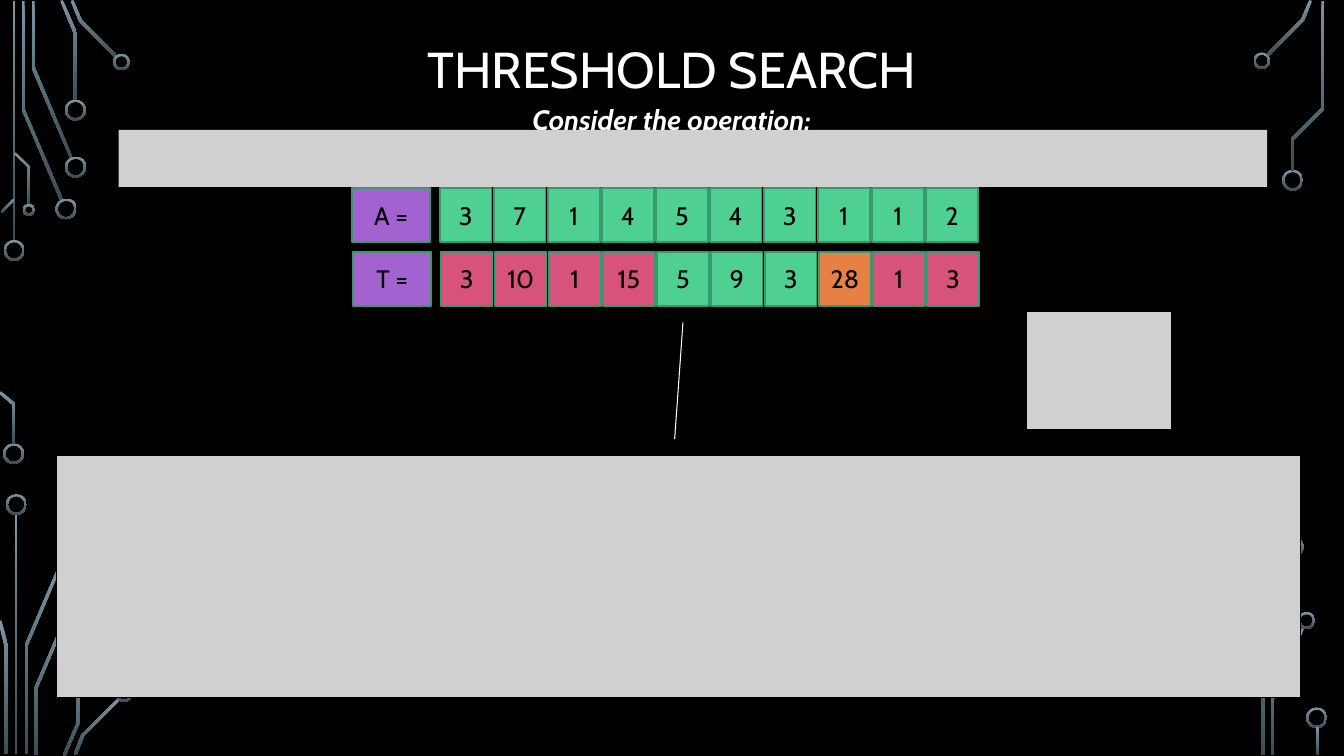
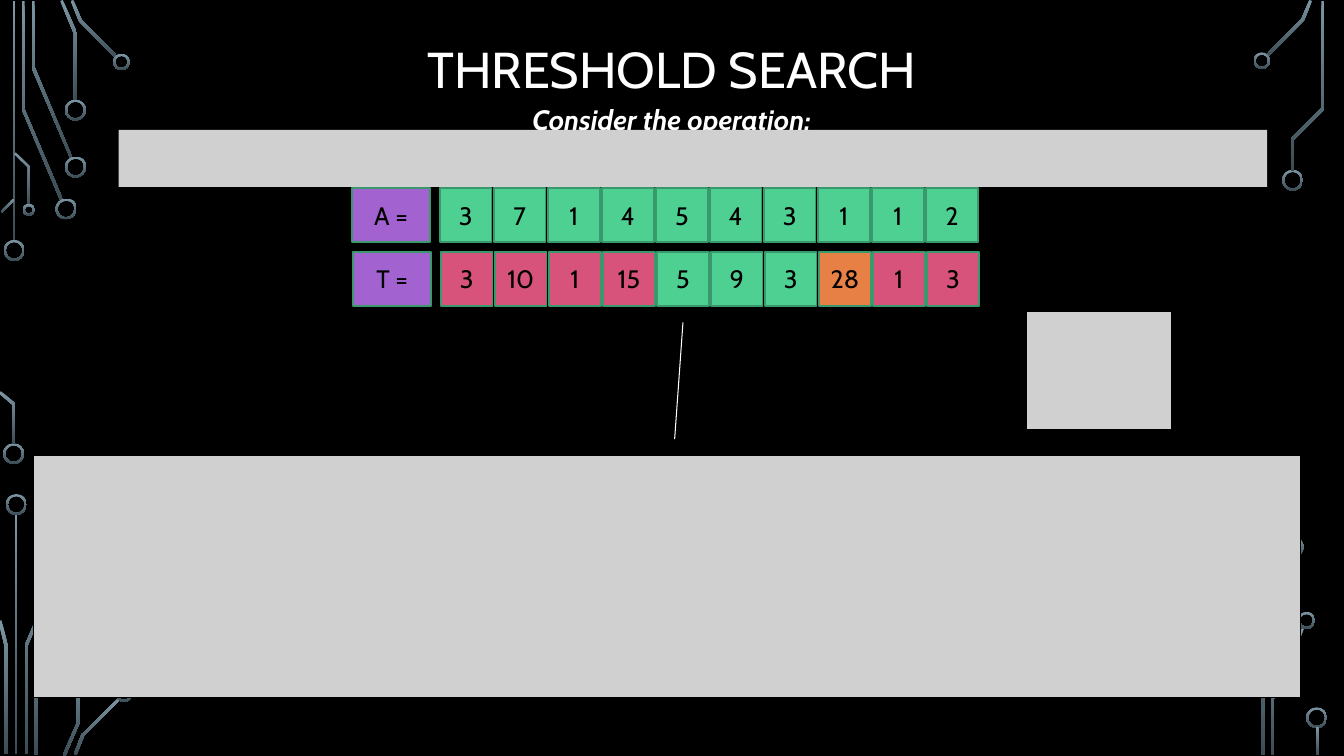
Before and after one commit to janiceeguo/advAlgo, a slide deck: slide 36 of slides/Trees-FenwickTrees.pptx. Drawn at 1344x756 pixels with LibreOffice and Linux fonts; fonts in the diff are those of the drawing; grey boxes stand for pictures; background and template pictures are left out. Boxes give left, top, right and bottom in pixels: in the first picture for what was removed or moved away, otherwise in the second. Text is boxed around its words. In the diff, an @@ line names an element or a change of style, - is before the commit and + after.

```diff
--- a/slides/Trees-FenwickTrees.pptx
+++ b/slides/Trees-FenwickTrees.pptx
@@ picture: place and size @@
-picture at bbox=[57, 456, 1302, 698]
+picture at bbox=[34, 456, 1302, 698]
@@ freeform shape removed at bbox=[58, 536, 80, 558] @@
```
Also in this commit, not shown: 1 other slide changed, 7 other files.
